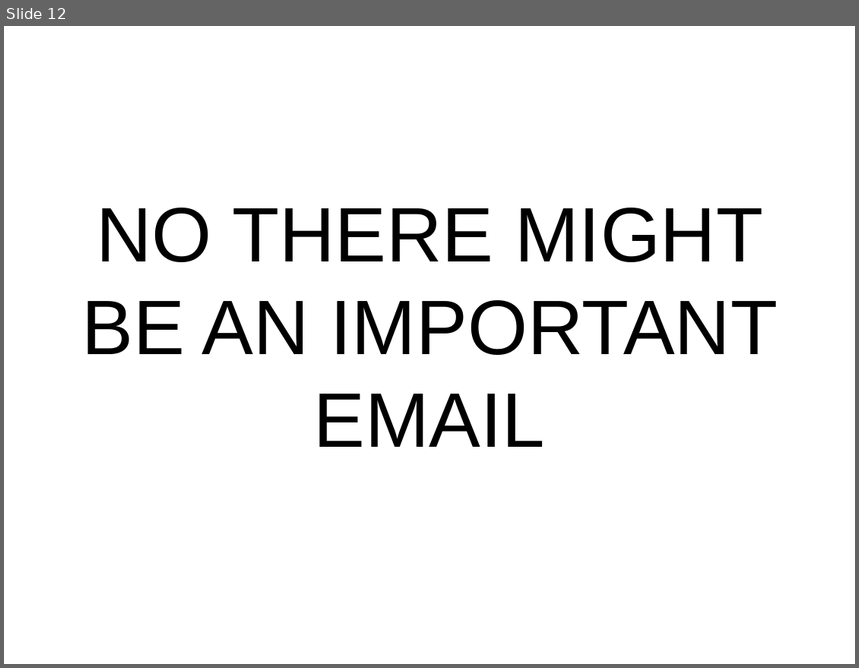
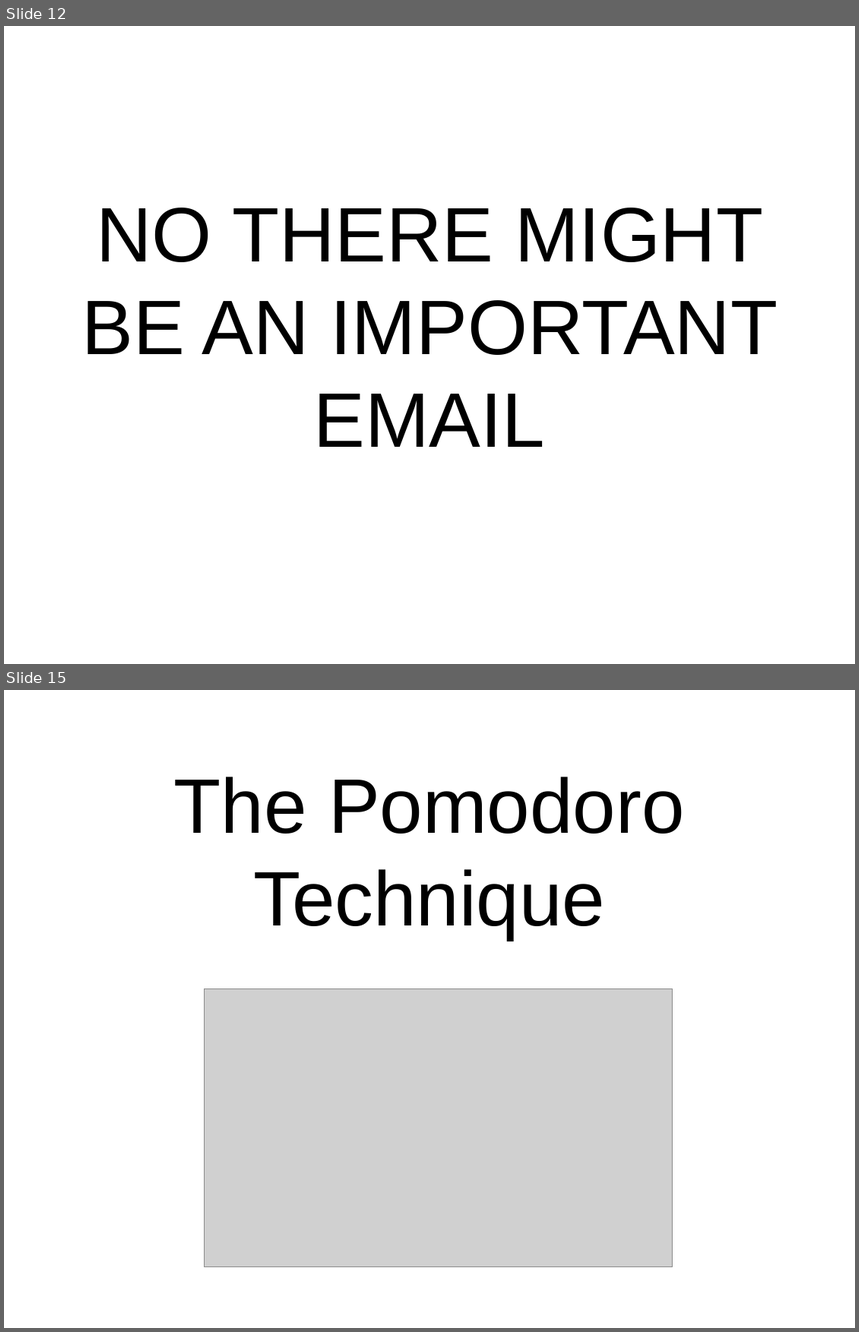
Before and after one commit to setitesuk/presentations, a slide deck: pomodoro_lightning_talk.odp. Shown one above the other, each under a label of ours: slide 12 before the commit, slides 12 and 15 after it; the slides between them are not shown. The pictures are 859x668 and 859x1332 pixels, drawn with LibreOffice and Linux fonts; fonts in the diff are those of the drawing; grey boxes stand for pictures. Boxes give left, top, right and bottom in pixels: in the first picture for what was removed or moved away, otherwise in the second. Text is boxed around its words. In the diff, an @@ line names an element or a change of style, - is before the commit and + after.

Commit message:
adding in more info and pictures

```diff
--- a/pomodoro_lightning_talk.odp
+++ b/pomodoro_lightning_talk.odp
@@ slide 15 added at [4,690,855,1328], background #FFFFFF @@
@@ subtitle added at [174,777,685,940], 72 pt, text #000000 @@
+The Pomodoro Technique
@@ picture added at [204,989,673,1268] @@
```
Also in this commit, not shown: 1 slide changed, 12 other slides added.
